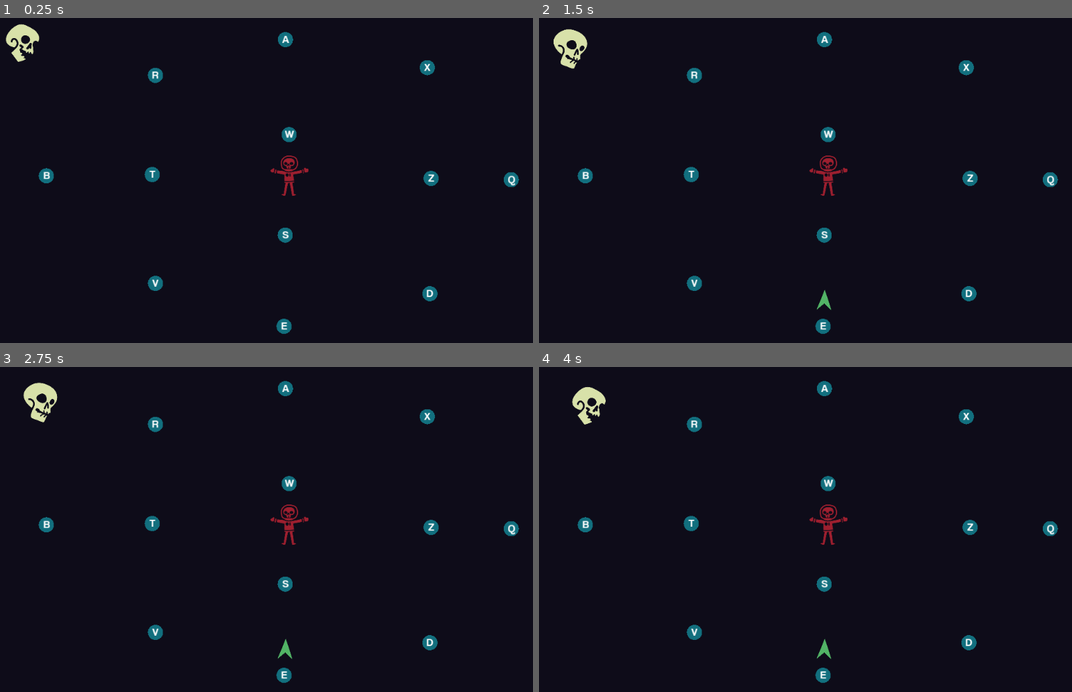
Above: before the commit, frames 1-4 (two rows, left to right).
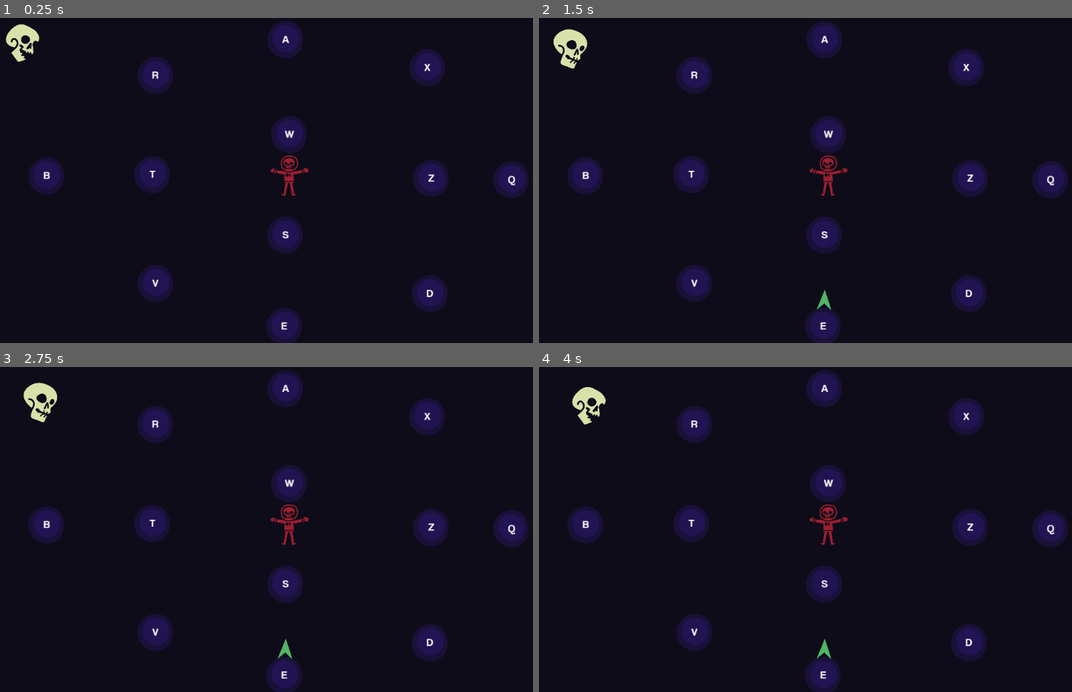
Above: after the commit, the same moments.

Repository: DevinPentecost/gmtkjam-2020
Game: Godot game, scene res://scenes/main.tscn
Same seed, same stepped clock (60 frames per second), same inputs: the game is played once before the commit and once after it. Sound files missing from this copy of the repository are replaced by a short silence.
Inputs:
- Up to frame 1 (0.25 s): no input
- Up to frame 2 (1.5 s): tap Enter at 0.5 s
- Up to frame 3 (2.75 s): no input
- Up to frame 4 (4 s): no input

The runs differ from the first frame. In frame 1, 7.0% of the frame differs, in the area x 5-100%, y 1-100%; in frame 2, 7.0%; in frame 3, 7.0%; in frame 4, 7.0%.

Commit message:
music and more color

Diff:
--- a/project/objects/labelled/Hook.gd
+++ b/project/objects/labelled/Hook.gd
@@ -7,6 +7,7 @@
 export (Color) var active_color = Color("#c9ad23")
 
 var active = false
+onready var hole_sprite = get_node("Sprite")
 
 onready var alert = $Alert
 
@@ -17,8 +18,8 @@
 func relabel():
 
 	add_child(alert)
-	alert._blink()
-	yield(alert, "alert_finished")
+	#alert._blink()
+	#yield(alert, "alert_finished")
 
 	$GameLabel.label = LabelHelper.swap_label($GameLabel.label)
 
@@ -26,6 +27,11 @@
 	var draw_color = active_color if active else color
 	draw_circle(Vector2.ZERO, radius, draw_color)
 
+	if active:
+		hole_sprite.play("active")
+	else:
+		hole_sprite.play("idle")
+
 func _on_GameLabel_label_activated(pressed):
 	active = pressed
 	update()
--- a/project/objects/labelled/Hook.tscn
+++ b/project/objects/labelled/Hook.tscn
@@ -1,7 +1,23 @@
-[gd_scene load_steps=4 format=2]
+[gd_scene load_steps=8 format=2]
 
 [ext_resource path="res://objects/labelled/GameLabel.tscn" type="PackedScene" id=1]
 [ext_resource path="res://objects/labelled/Hook.gd" type="Script" id=2]
+[ext_resource path="res://objects/hole3.png" type="Texture" id=3]
+[ext_resource path="res://objects/hole2.png" type="Texture" id=4]
+[ext_resource path="res://objects/hole.png" type="Texture" id=5]
+
+[sub_resource type="SpriteFrames" id=2]
+animations = [ {
+"frames": [ ExtResource( 5 ) ],
+"loop": true,
+"name": "idle",
+"speed": 5.0
+}, {
+"frames": [ ExtResource( 4 ), ExtResource( 3 ) ],
+"loop": true,
+"name": "active",
+"speed": 5.0
+} ]
 
 [sub_resource type="CircleShape2D" id=1]
 radius = 14.0
@@ -13,6 +29,11 @@
 script = ExtResource( 2 )
 radius = 14
 
+[node name="Sprite" type="AnimatedSprite" parent="."]
+scale = Vector2( 0.4, 0.4 )
+frames = SubResource( 2 )
+animation = "idle"
+
 [node name="GameLabel" parent="." instance=ExtResource( 1 )]
 margin_left = -6.03178
 margin_top = -14.1859
--- a/project/objects/labelled/Rocket.tscn
+++ b/project/objects/labelled/Rocket.tscn
@@ -7,7 +7,9 @@
 [ext_resource path="res://objects/alert.ogg" type="AudioStream" id=5]
 [ext_resource path="res://objects/labelled/rocket_explode.ogg" type="AudioStream" id=6]
 [ext_resource path="res://objects/rocket1.png" type="Texture" id=7]
-[ext_resource path="res://objects/explosion.png" type="Texture" id=8]
+[ext_resource path="res://objects/exp3.png" type="Texture" id=8]
+[ext_resource path="res://objects/exp1.png" type="Texture" id=9]
+[ext_resource path="res://objects/exp2.png" type="Texture" id=10]
 
 [sub_resource type="CircleShape2D" id=1]
 radius = 4.47757
@@ -19,8 +21,8 @@
 "name": "default",
 "speed": 5.0
 }, {
-"frames": [ ExtResource( 8 ) ],
-"loop": true,
+"frames": [ ExtResource( 9 ), ExtResource( 10 ), ExtResource( 8 ) ],
+"loop": false,
 "name": "explosion",
 "speed": 5.0
 } ]
--- a/project/project.godot
+++ b/project/project.godot
@@ -32,9 +32,9 @@
 
 [application]
 
-config/name="GMTK Jam 2020"
+config/name="CARP"
 run/main_scene="res://scenes/main.tscn"
-config/icon="res://icon.png"
+config/icon="res://logo.png"
 
 [autoload]
 
--- a/project/scenes/main.tscn
+++ b/project/scenes/main.tscn
@@ -1,10 +1,11 @@
-[gd_scene load_steps=6 format=2]
+[gd_scene load_steps=7 format=2]
 
 [ext_resource path="res://objects/level/GameHandler.gd" type="Script" id=1]
 [ext_resource path="res://objects/player/Player.tscn" type="PackedScene" id=2]
 [ext_resource path="res://objects/level/TurretSpawn.tscn" type="PackedScene" id=3]
 [ext_resource path="res://objects/labelled/Hook.tscn" type="PackedScene" id=4]
 [ext_resource path="res://objects/level/Motivator.tscn" type="PackedScene" id=5]
+[ext_resource path="res://chalk_monkeys.ogg" type="AudioStream" id=6]
 
 [node name="Main" type="Node2D" groups=[
 "turret_listener",
@@ -103,3 +104,8 @@
 
 [node name="Motivator" parent="." instance=ExtResource( 5 )]
 position = Vector2( 36.3183, 44.3749 )
+
+[node name="AudioStreamPlayer" type="AudioStreamPlayer" parent="."]
+stream = ExtResource( 6 )
+volume_db = -21.204
+autoplay = true
Not shown, added: project/chalk_monkeys.ogg.import
Not shown, changed: project/export_presets.cfg
Binary file added: project/logo.png
Not shown, added: project/logo.png.import
Binary file added: project/objects/exp1.png
Not shown, added: project/objects/exp1.png.import
Binary file added: project/objects/exp2.png
Not shown, added: project/objects/exp2.png.import
Binary file added: project/objects/exp3.png
Not shown, added: project/objects/exp3.png.import
Binary file added: project/objects/hole.png
Not shown, added: project/objects/hole.png.import
(and 17 more such lines)
